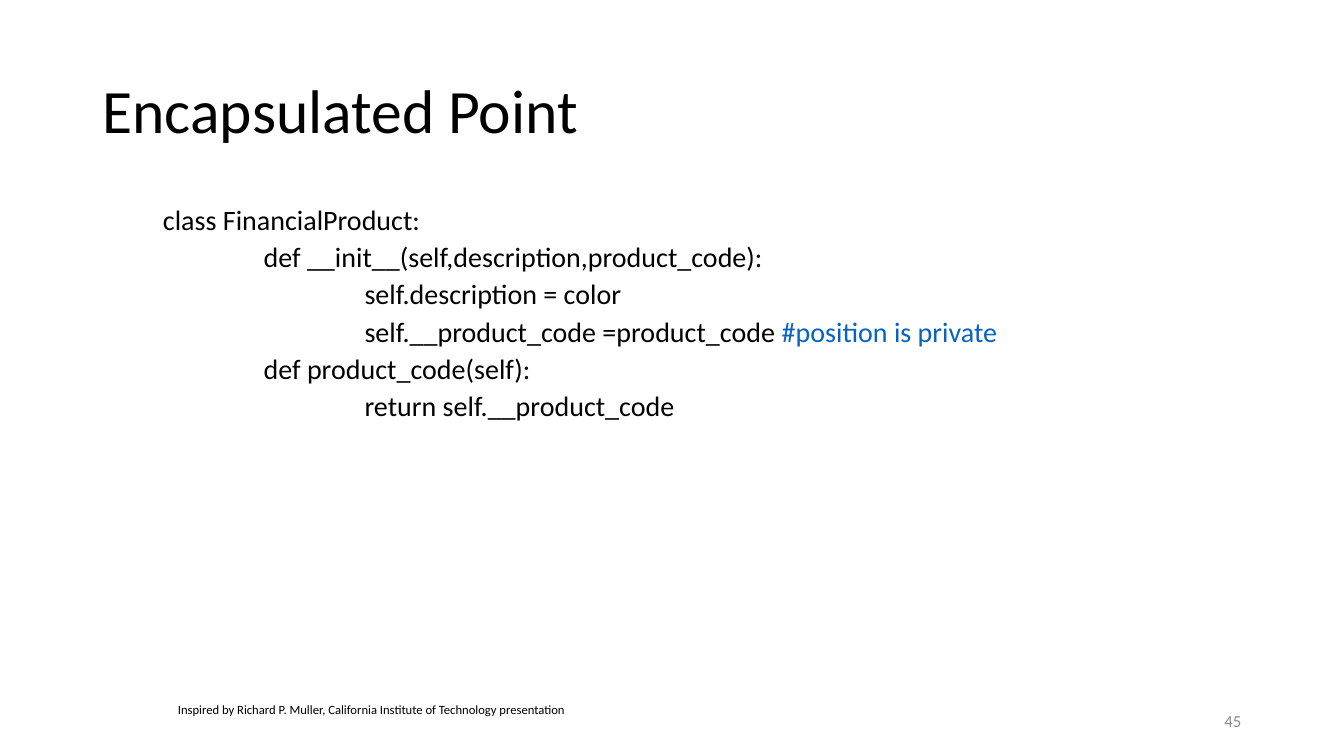
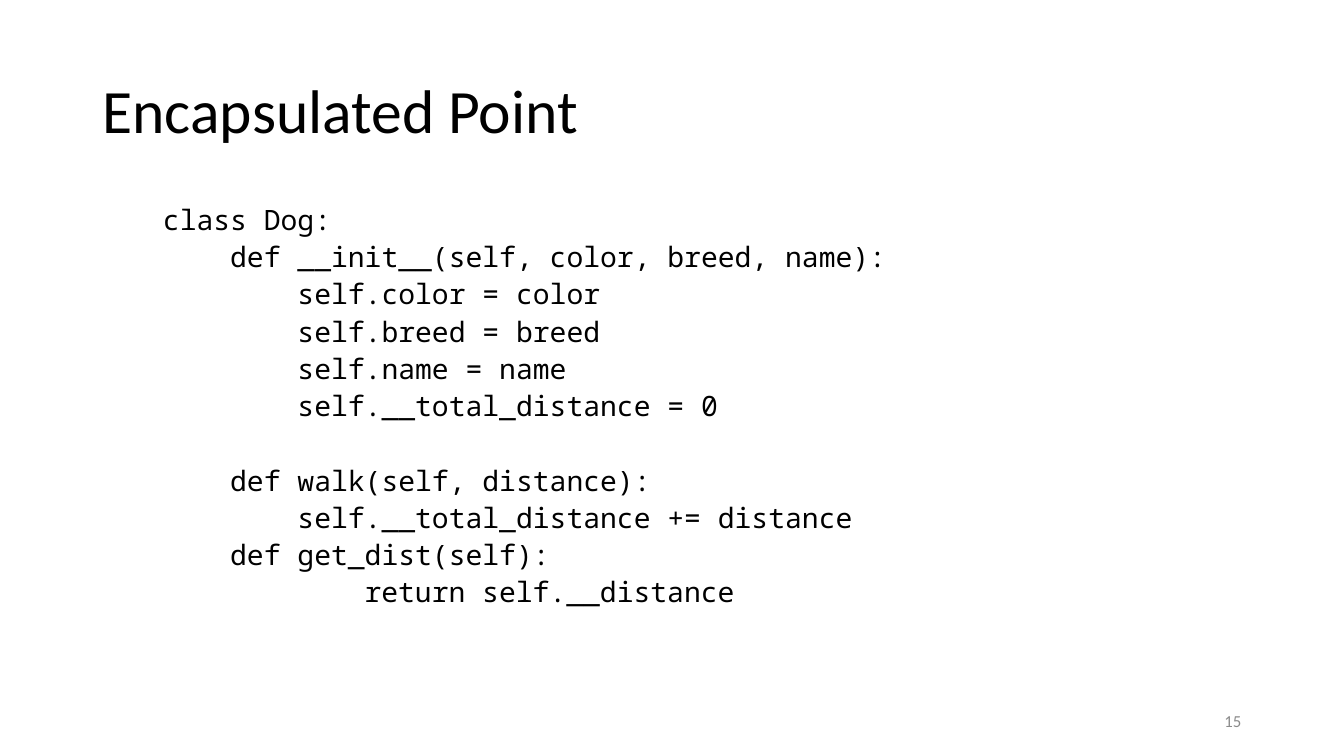
Before and after one commit to priorfire4411/python_for_analytics, a slide deck: slide 15 of presentation/MSCA_37014_v1.pptx (slide 45 before the commit). Drawn at 1344x756 pixels with LibreOffice and Linux fonts; fonts in the diff are those of the drawing. Boxes give left, top, right and bottom in pixels: in the first picture for what was removed or moved away, otherwise in the second. Text is boxed around its words. In the diff, an @@ line names an element or a change of style, - is before the commit and + after.

```diff
--- a/presentation/MSCA_37014_v1.pptx
+++ b/presentation/MSCA_37014_v1.pptx
@@ text at (163,208,886,607): text changed; font Calibri to Noto Sans Mono @@
-    class FinancialProduct:
-    def __init__(self,description,product_code):
-    self.description = color
-    self.__product_code =product_code #position is private
-    def product_code(self):
-    return self.__product_code
+    class Dog:
+    def __init__(self, color, breed, name):
+    self.color = color
+    self.breed = breed
+    self.name = name
+    self.__total_distance = 0
+    def walk(self, distance):
+    self.__total_distance += distance
+    def get_dist(self):
+    return self.__distance
@@ text removed at (178,705,564,716) @@
-Inspired by Richard P. Muller, California Institute of Technology presentation
@@ page number at (1224,716,1241,727): text changed @@
-45
+15
```
Also in this commit, not shown: 14 other slides changed, 5 slides added, 120 slides removed, 13 other files.
